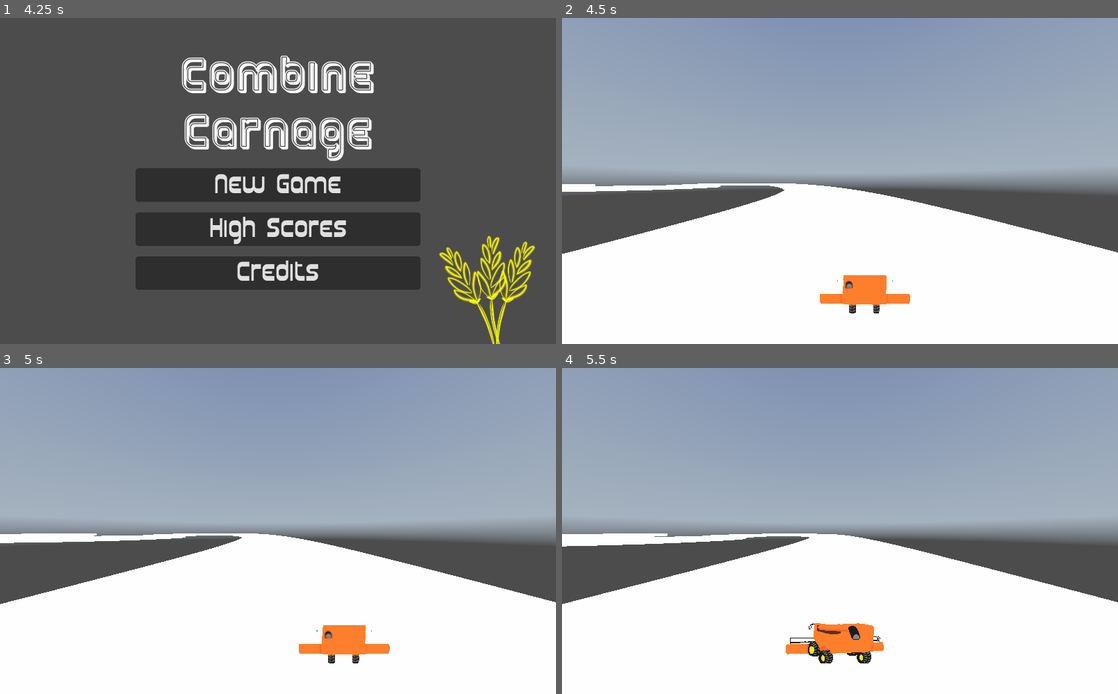
Above: before the commit, frames 1-4 (two rows, left to right).
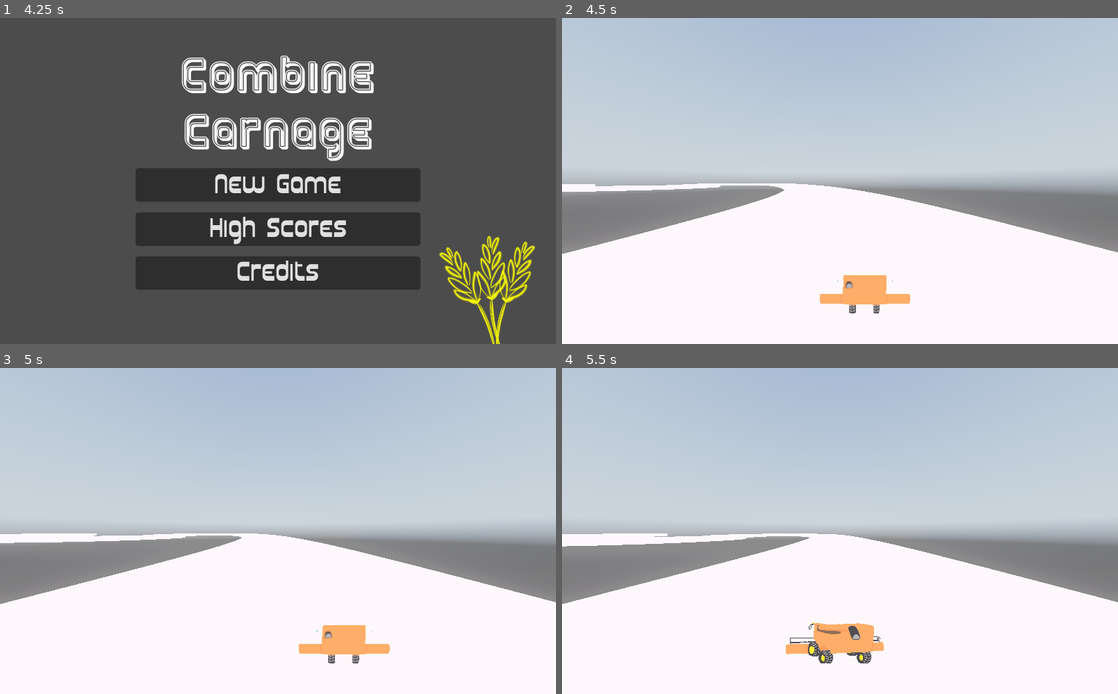
Above: after the commit, the same moments.

Repository: Timendus/ld52
Game: Godot game, scene res://MainMenu.tscn
The game is run twice, just before and just after one commit, with the same random seed, the same clock (stepped at 60 frames per second) and the same inputs. A sky picture missing from this copy of the repository is replaced by a grey-blue gradient. Sound files missing from this copy of the repository are replaced by a short silence.
Inputs:
- Up to frame 1 (4.25 s): click "High Scores" at 0.5 s; click "Back to Menu" at 1.25 s; click "Credits" at 2 s; tap Enter at 2.75 s; hold Right (right) 2.78-3.5 s; click "Back to Menu" at 3.5 s
- Up to frame 2 (4.5 s): click "New Game" at 4.25 s
- Up to frame 3 (5 s): no input
- Up to frame 4 (5.5 s): hold Left (left) from 5.03 s (still down)

Frame 1 is identical in both runs. In frame 2, 62% of the frame differs, in the area x 0-100%, y 0-91%; in frame 3, 61%; in frame 4, 61%.
Error after the commit: Invalid set index 'text' (on base: 'null instance') with value of type 'String'. (res://Credits.gd:10)

Commit message:
Add dynamic highscores and add some bloom effect

Diff:
--- a/Credits.gd
+++ b/Credits.gd
@@ -2,6 +2,21 @@
 
 export var mainGameScene : PackedScene
 
+func _ready():
+	# Ask score controller what the highscores currently are
+	var scores = ScoreController.get_scores()
+
+	# Render scores to labels
+	$MarginContainer/VBoxContainer/VBoxContainer/MarginContainer5/Place1Text.text = scores[0][0]
+	$MarginContainer/VBoxContainer/VBoxContainer/MarginContainer5/Place1Score.text = str(scores[0][1])
+	$MarginContainer/VBoxContainer/VBoxContainer/MarginContainer2/Place2Text.text = scores[1][0]
+	$MarginContainer/VBoxContainer/VBoxContainer/MarginContainer2/Place2Score.text = str(scores[1][1])
+	$MarginContainer/VBoxContainer/VBoxContainer/MarginContainer4/Place3Text.text = scores[2][0]
+	$MarginContainer/VBoxContainer/VBoxContainer/MarginContainer4/Place3Score.text = str(scores[2][1])
+	$MarginContainer/VBoxContainer/VBoxContainer/MarginContainer6/Place4Text.text = scores[3][0]
+	$MarginContainer/VBoxContainer/VBoxContainer/MarginContainer6/Place4Score.text = str(scores[3][1])
+	$MarginContainer/VBoxContainer/VBoxContainer/MarginContainer7/Place5Text.text = scores[4][0]
+	$MarginContainer/VBoxContainer/VBoxContainer/MarginContainer7/Place5Score.text = str(scores[4][1])
 
 func _on_Back_Button_button_up():
 	get_tree().change_scene(mainGameScene.resource_path)
--- a/HighScores.tscn
+++ b/HighScores.tscn
@@ -93,20 +93,20 @@
 custom_constants/margin_right = 50
 custom_constants/margin_left = 50
 
-[node name="Label" type="Label" parent="MarginContainer/VBoxContainer/VBoxContainer/MarginContainer5"]
-margin_left = 50.0
-margin_right = 574.0
-margin_bottom = 35.0
-custom_fonts/font = SubResource( 2 )
-text = "Anne-Greeth"
-autowrap = true
-
-[node name="Label2" type="Label" parent="MarginContainer/VBoxContainer/VBoxContainer/MarginContainer5"]
-margin_left = 50.0
-margin_right = 574.0
-margin_bottom = 35.0
-custom_fonts/font = SubResource( 2 )
-text = "3000"
+[node name="Place1Text" type="Label" parent="MarginContainer/VBoxContainer/VBoxContainer/MarginContainer5"]
+margin_left = 50.0
+margin_right = 574.0
+margin_bottom = 35.0
+custom_fonts/font = SubResource( 2 )
+text = "Placeholder"
+clip_text = true
+
+[node name="Place1Score" type="Label" parent="MarginContainer/VBoxContainer/VBoxContainer/MarginContainer5"]
+margin_left = 50.0
+margin_right = 574.0
+margin_bottom = 35.0
+custom_fonts/font = SubResource( 2 )
+text = "1000"
 align = 2
 autowrap = true
 
@@ -119,20 +119,20 @@
 custom_constants/margin_right = 50
 custom_constants/margin_left = 50
 
-[node name="Label" type="Label" parent="MarginContainer/VBoxContainer/VBoxContainer/MarginContainer2"]
-margin_left = 50.0
-margin_right = 574.0
-margin_bottom = 35.0
-custom_fonts/font = SubResource( 2 )
-text = "Bob"
-autowrap = true
-
-[node name="Label2" type="Label" parent="MarginContainer/VBoxContainer/VBoxContainer/MarginContainer2"]
-margin_left = 50.0
-margin_right = 574.0
-margin_bottom = 35.0
-custom_fonts/font = SubResource( 2 )
-text = "2500	"
+[node name="Place2Text" type="Label" parent="MarginContainer/VBoxContainer/VBoxContainer/MarginContainer2"]
+margin_left = 50.0
+margin_right = 574.0
+margin_bottom = 35.0
+custom_fonts/font = SubResource( 2 )
+text = "Placeholder"
+clip_text = true
+
+[node name="Place2Score" type="Label" parent="MarginContainer/VBoxContainer/VBoxContainer/MarginContainer2"]
+margin_left = 50.0
+margin_right = 574.0
+margin_bottom = 35.0
+custom_fonts/font = SubResource( 2 )
+text = "1000"
 align = 2
 autowrap = true
 
@@ -145,20 +145,20 @@
 custom_constants/margin_right = 50
 custom_constants/margin_left = 50
 
-[node name="Label" type="Label" parent="MarginContainer/VBoxContainer/VBoxContainer/MarginContainer4"]
-margin_left = 50.0
-margin_right = 574.0
-margin_bottom = 35.0
-custom_fonts/font = SubResource( 2 )
-text = "Miranda"
-autowrap = true
-
-[node name="Label2" type="Label" parent="MarginContainer/VBoxContainer/VBoxContainer/MarginContainer4"]
-margin_left = 50.0
-margin_right = 574.0
-margin_bottom = 35.0
-custom_fonts/font = SubResource( 2 )
-text = "2000"
+[node name="Place3Text" type="Label" parent="MarginContainer/VBoxContainer/VBoxContainer/MarginContainer4"]
+margin_left = 50.0
+margin_right = 574.0
+margin_bottom = 35.0
+custom_fonts/font = SubResource( 2 )
+text = "Placeholder"
+clip_text = true
+
+[node name="Place3Score" type="Label" parent="MarginContainer/VBoxContainer/VBoxContainer/MarginContainer4"]
+margin_left = 50.0
+margin_right = 574.0
+margin_bottom = 35.0
+custom_fonts/font = SubResource( 2 )
+text = "1000"
 align = 2
 autowrap = true
 
@@ -171,20 +171,20 @@
 custom_constants/margin_right = 50
 custom_constants/margin_left = 50
 
-[node name="Label" type="Label" parent="MarginContainer/VBoxContainer/VBoxContainer/MarginContainer6"]
-margin_left = 50.0
-margin_right = 574.0
-margin_bottom = 35.0
-custom_fonts/font = SubResource( 2 )
-text = "Tim"
-autowrap = true
-
-[node name="Label2" type="Label" parent="MarginContainer/VBoxContainer/VBoxContainer/MarginContainer6"]
-margin_left = 50.0
-margin_right = 574.0
-margin_bottom = 35.0
-custom_fonts/font = SubResource( 2 )
-text = "1500"
+[node name="Place4Text" type="Label" parent="MarginContainer/VBoxContainer/VBoxContainer/MarginContainer6"]
+margin_left = 50.0
+margin_right = 574.0
+margin_bottom = 35.0
+custom_fonts/font = SubResource( 2 )
+text = "Placeholder"
+clip_text = true
+
+[node name="Place4Score" type="Label" parent="MarginContainer/VBoxContainer/VBoxContainer/MarginContainer6"]
+margin_left = 50.0
+margin_right = 574.0
+margin_bottom = 35.0
+custom_fonts/font = SubResource( 2 )
+text = "1000"
 align = 2
 autowrap = true
 
@@ -197,15 +197,15 @@
 custom_constants/margin_right = 50
 custom_constants/margin_left = 50
 
-[node name="Label" type="Label" parent="MarginContainer/VBoxContainer/VBoxContainer/MarginContainer7"]
-margin_left = 50.0
-margin_right = 574.0
-margin_bottom = 35.0
-custom_fonts/font = SubResource( 2 )
-text = "Nick"
-autowrap = true
-
-[node name="Label2" type="Label" parent="MarginContainer/VBoxContainer/VBoxContainer/MarginContainer7"]
+[node name="Place5Text" type="Label" parent="MarginContainer/VBoxContainer/VBoxContainer/MarginContainer7"]
+margin_left = 50.0
+margin_right = 574.0
+margin_bottom = 35.0
+custom_fonts/font = SubResource( 2 )
+text = "Placeholder"
+clip_text = true
+
+[node name="Place5Score" type="Label" parent="MarginContainer/VBoxContainer/VBoxContainer/MarginContainer7"]
 margin_left = 50.0
 margin_right = 574.0
 margin_bottom = 35.0
--- /dev/null
+++ b/autoloads/ScoreController.gd
@@ -0,0 +1,33 @@
+# This still needs to be implemented.
+# Miranda wants to do that tomorrow ;)
+
+extends Node
+
+var scores = [
+	[ "Anne-Greeth", 	3000 ],
+	[ "Bob", 			2500 ],
+	[ "Miranda", 		2000 ],
+	[ "Tim", 			1500 ],
+	[ "Nick", 			1000 ]
+]
+
+var current_score = 0
+
+# Called when the node enters the scene tree for the first time.
+func _ready():
+	pass # Replace with function body.
+
+func reset_current_score():
+	pass
+
+func add_to_current_score(value):
+	pass
+
+func is_highscore():
+	pass
+
+func register_highscore(name):
+	pass
+
+func get_scores():
+	return scores
--- /dev/null
+++ b/autoloads/ScoreController.tscn
@@ -0,0 +1,6 @@
+[gd_scene load_steps=2 format=2]
+
+[ext_resource path="res://autoloads/ScoreController.gd" type="Script" id=1]
+
+[node name="Node" type="Node"]
+script = ExtResource( 1 )
--- a/main.tscn
+++ b/main.tscn
@@ -13,13 +13,18 @@
 [sub_resource type="Environment" id=10]
 background_mode = 2
 background_sky = SubResource( 9 )
-ambient_light_color = Color( 1, 1, 1, 1 )
+ambient_light_color = Color( 1, 0.945098, 0.988235, 1 )
 ambient_light_sky_contribution = 0.0
 fog_depth_begin = 0.0
 fog_depth_end = 18.9
-glow_intensity = 3.1
-glow_strength = 1.11
-glow_bloom = 0.45
+dof_blur_far_distance = 53.97
+dof_blur_far_transition = 3.39
+dof_blur_far_amount = 0.07
+dof_blur_far_quality = 0
+glow_enabled = true
+glow_intensity = 3.69
+glow_bloom = 0.36
+glow_high_quality = true
 
 [sub_resource type="Curve3D" id=11]
 _data = {
--- a/project.godot
+++ b/project.godot
@@ -17,6 +17,7 @@
 [autoload]
 
 MusicController="*res://autoloads/MusicController.tscn"
+ScoreController="*res://autoloads/ScoreController.tscn"
 
 [display]
 
